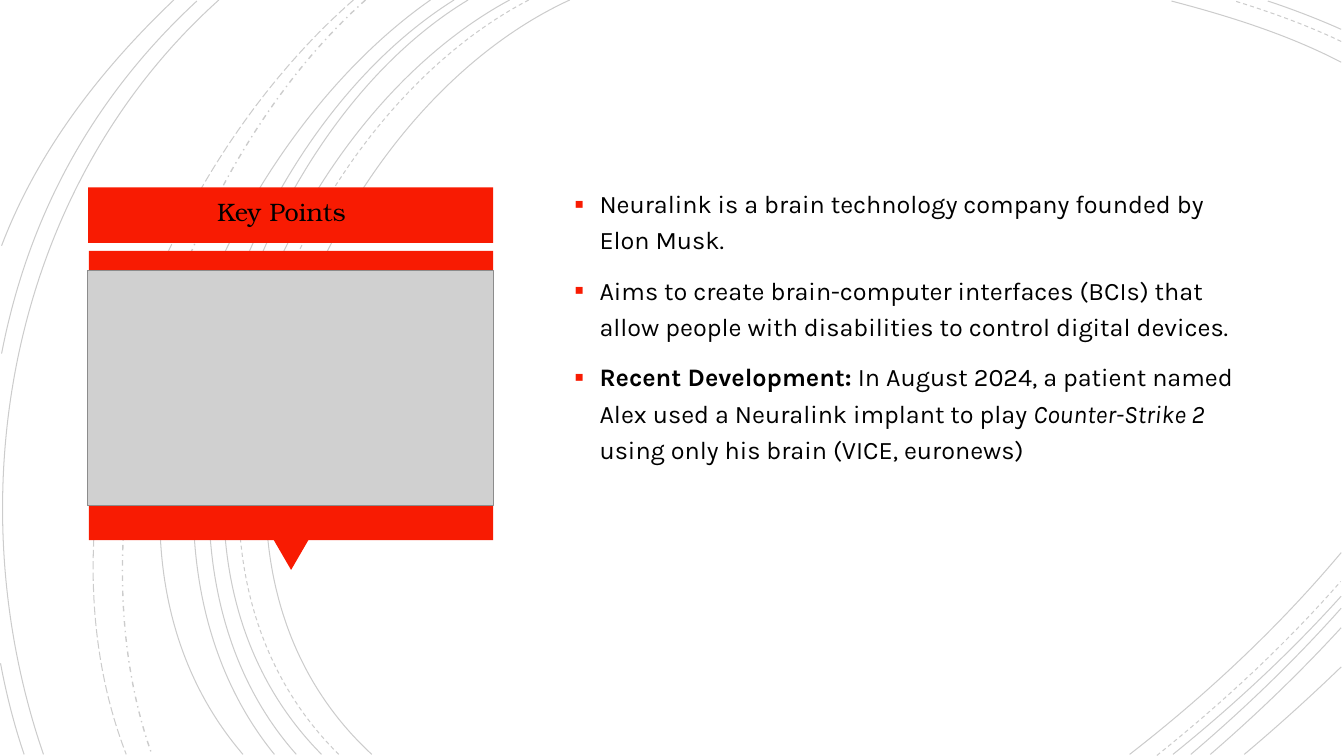
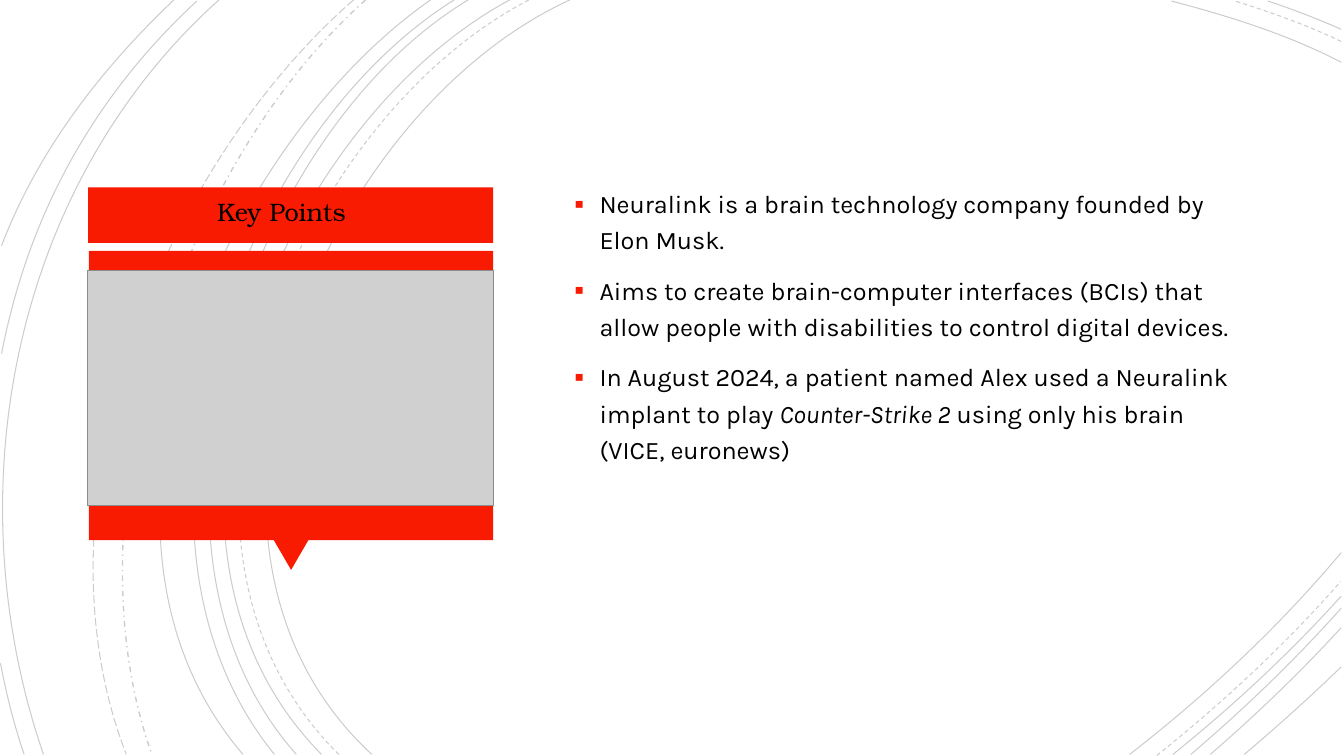
Before and after one commit to Tangerinedream13/csci344-old, a slide deck: slide 2 of homework/Homework 1 Powerpoint.pptx. Drawn at 1344x756 pixels with LibreOffice and Linux fonts; fonts in the diff are those of the drawing; grey boxes stand for pictures. Boxes give left, top, right and bottom in pixels: in the first picture for what was removed or moved away, otherwise in the second. Text is boxed around its words. In the diff, an @@ line names an element or a change of style, - is before the commit and + after.

```diff
--- a/homework/Homework 1 Powerpoint.pptx
+++ b/homework/Homework 1 Powerpoint.pptx
@@ text at [600,368,1228,462]: text changed @@
-▪ Recent Development: In August 2024, a patient named Alex used a Neuralink implant to play Counter-Strike 2 using only his brain (VICE, euronews)
+▪ In August 2024, a patient named Alex used a Neuralink implant to play Counter-Strike 2 using only his brain (VICE, euronews)
```
Also in this commit, not shown: 3 other slides changed, 44 other files.
